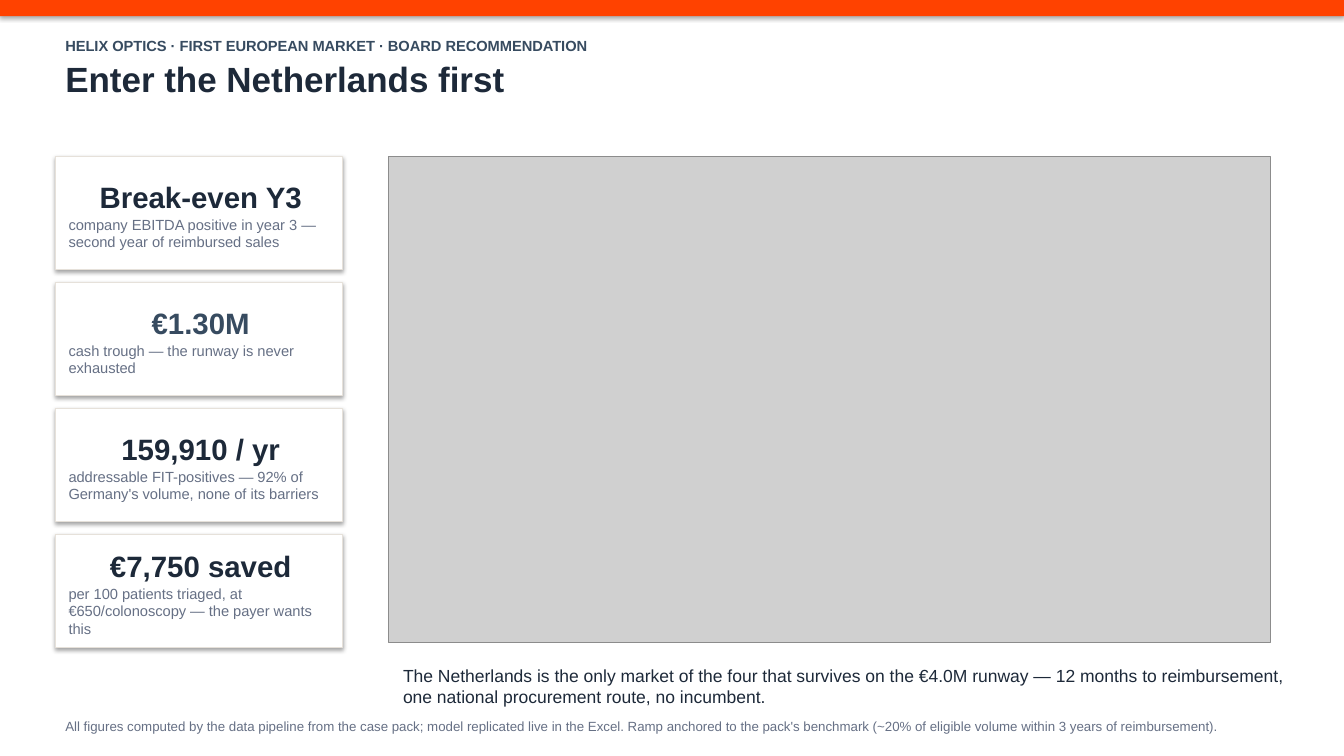
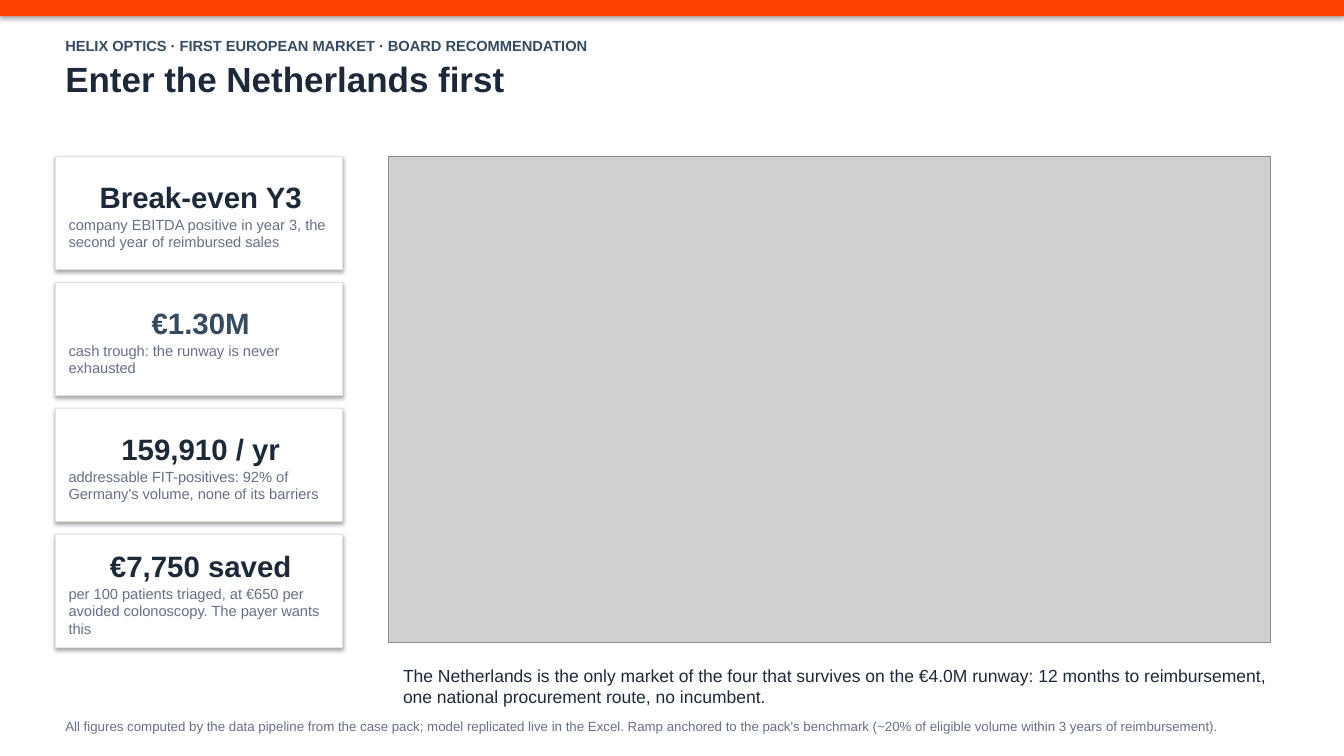
Before and after one commit to tomasbb0/market-runway, a slide deck: slide 1 of deliverables/Helix_Optics_Market_Entry_Deck.pptx. Drawn at 1344x756 pixels with LibreOffice and Linux fonts; fonts in the diff are those of the drawing; grey boxes stand for pictures. Boxes give left, top, right and bottom in pixels: in the first picture for what was removed or moved away, otherwise in the second. Text is boxed around its words. In the diff, an @@ line names an element or a change of style, - is before the commit and + after.

```diff
--- a/deliverables/Helix_Optics_Market_Entry_Deck.pptx
+++ b/deliverables/Helix_Optics_Market_Entry_Deck.pptx
@@ text in rectangle at [69, 219, 325, 250]: text changed @@
-company EBITDA positive in year 3 — second year of reimbursed sales
+company EBITDA positive in year 3, the second year of reimbursed sales
@@ text in rectangle at [69, 345, 280, 373]: text changed @@
-cash trough — the runway is never exhausted
+cash trough: the runway is never exhausted
@@ text in rectangle at [69, 471, 318, 502]: text changed @@
-addressable FIT-positives — 92% of Germany's volume, none of its barriers
+addressable FIT-positives: 92% of Germany's volume, none of its barriers
@@ text in rectangle at [69, 588, 319, 634]: text changed @@
-per 100 patients triaged, at €650/colonoscopy — the payer wants this
+per 100 patients triaged, at €650 per avoided colonoscopy. The payer wants this
@@ text at [403, 669, 1265, 707]: text changed @@
-The Netherlands is the only market of the four that survives on the €4.0M runway — 12 months to reimbursement, one national procurement route, no incumbent.
+The Netherlands is the only market of the four that survives on the €4.0M runway: 12 months to reimbursement, one national procurement route, no incumbent.
```
Also in this commit, not shown: 4 other slides changed, 6 other files.
